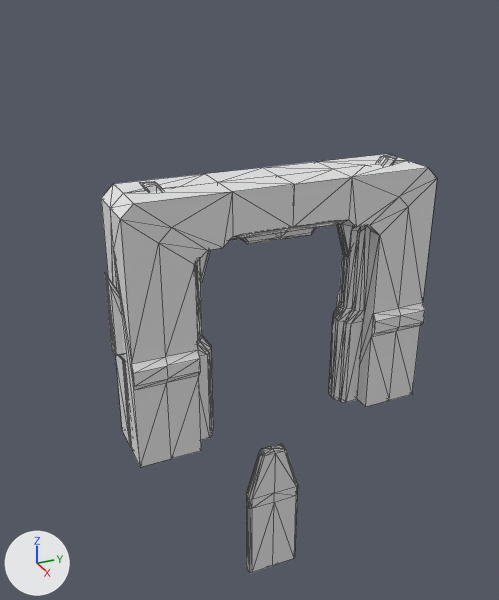
The glTF model models/door.glb: old version first, new version second.
The view is the same before and after, from a 50 mm lens placed at (39.3, -19.7, 29.2), pointed at (-1.9, -1.1, 8.6). The lights are fixed; the arrows at lower left show +X, +Y and +Z. Mesh edges are drawn as thin lines. Where no turn or scale is listed for an object, it has been applied to the vertices.
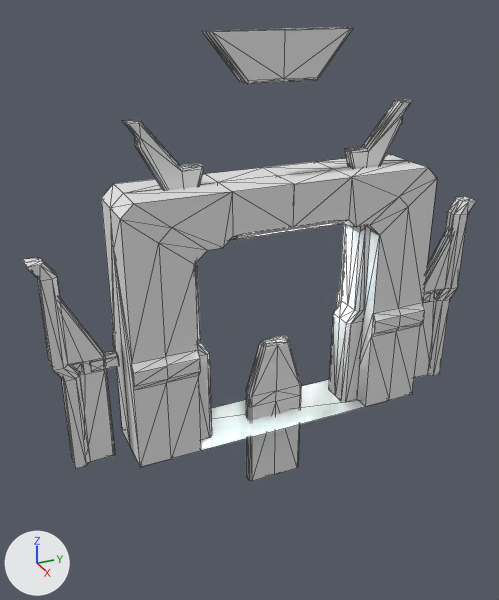
Where the newer file only moved an object's origin or applied its transform, the numbers keep the older frame.

Patch to the scene script:
```diff
--- a/models/door.glb.py
+++ b/models/door.glb.py
@@ mat_material_002 @@
 mat_material_002.base_color = (0.8, 0.8, 0.8)  # white #e7e7e7
-mat_material_002.emission_strength = 1.0
+mat_material_002.emission_strength = 100.0
@@ me_plane_002 @@
+me_plane_002.from_pydata([(-0.21, -1.01, 0.0), (0.21, -1.01, 0.0), (-0.21, 1.01, 0.0), (0.21, 1.01, 0.0)], [], [(0, 1, 3), (0, 3, 2)])
@@ ob_plane_004 @@
 ob_plane_004 = bpy.data.objects.new('Plane.004', me_plane_004)
-ob_plane_004.location = (0.0, 0.0, -15.07)
+ob_plane_004.location = (0.0, 0.0, -5.6)
@@ ob_plane_001 @@
 ob_plane_001 = bpy.data.objects.new('Plane.001', me_plane_001)
-ob_plane_001.location = (0.0, 0.0, 2.2)
+ob_plane_001.location = (0.0, 0.0, 12.22)
@@ ob_cube @@
 ob_cube = bpy.data.objects.new('Cube', me_cube)
-ob_cube.location = (0.0, 7.15, 7.19)
+ob_cube.location = (0.0, 12.28, 7.19)
@@ ob_cube_002 @@
 ob_cube_002 = bpy.data.objects.new('Cube.002', me_cube_004)
-ob_cube_002.location = (0.0, -7.15, 7.19)
+ob_cube_002.location = (0.0, -12.28, 7.19)
@@ ob_plane @@
 ob_plane = bpy.data.objects.new('Plane', me_plane)
-ob_plane.location = (0.0, 1.66, 0.0)
+ob_plane.location = (0.0, 10.56, 0.0)
@@ ob_plane_006 @@
 ob_plane_006 = bpy.data.objects.new('Plane.006', me_plane_006)
-ob_plane_006.location = (0.0, 0.34, 0.0)
+ob_plane_006.location = (0.0, -8.56, 0.0)
@@ ob_plane_005 @@
 ob_plane_005 = bpy.data.objects.new('Plane.005', me_plane_005)
-ob_plane_005.parent = ob_rlock_004
-ob_plane_005.location = (0.0, -1.67, 0.664)
-ob_plane_005.rotation_euler = (-1.571, 0.0, -1.571)  # degrees (-90, 0, -90)
-ob_plane_005.scale = (1.1, 0.715, 0.715)
+ob_plane_005.location = (0.0, 10.06, 0.0)
+ob_plane_005.rotation_euler = (0.0, 1.571, 0.0)  # degrees (0, 90, 0)
+ob_plane_005.scale = (7.28, 4.72, 4.72)
@@ ob_plane_008 @@
 ob_plane_008 = bpy.data.objects.new('Plane.008', me_plane_009)
-ob_plane_008.location = (0.0, -6.63, 0.0)
+ob_plane_008.location = (0.0, -10.06, 0.0)
@@ ob_plane_009 @@
 ob_plane_009 = bpy.data.objects.new('Plane.009', me_plane_011)
-ob_plane_009.location = (0.0, -3.38, 3.87)
+ob_plane_009.location = (0.0, -4.15, 7.57)
@@ ob_plane_002 @@
 ob_plane_002 = bpy.data.objects.new('Plane.002', me_plane_008)
-ob_plane_002.location = (0.0, 3.38, 3.89)
+ob_plane_002.location = (0.0, 4.15, 7.57)
@@ ob_plane_010 @@
+ob_plane_010 = bpy.data.objects.new('Plane.010', me_plane_002)
+ob_plane_010.location = (0.0, 0.0, 0.0)
+ob_plane_010.scale = (-10.9, -10.9, -10.9)
```

Boxes (x1, y1, x2, y2) around the edits, measured in the pictures (499 x 600 px):
'Plane.004', moved
    before: (246, 444, 298, 573)
    after: (246, 336, 301, 481)
'Plane.001', moved
    before: (241, 228, 316, 244)
    after: (202, 27, 353, 84)
'Plane.008', moved
    before: (105, 274, 124, 361)
    after: (60, 298, 115, 462)
'Plane', moved
    before: (329, 227, 360, 400)
    after: (428, 196, 476, 376)
'Plane.006', moved
    before: (198, 259, 213, 431)
    after: (23, 257, 90, 468)
'Plane.010', added
    after: (201, 379, 365, 451)
'Plane.009', moved
    before: (140, 181, 210, 283)
    after: (123, 120, 204, 190)
'Plane.002', moved
    before: (336, 155, 397, 258)
    after: (344, 99, 412, 168)
'Plane.005', moved, turned, rescaled (not visible before)
    after: (414, 231, 451, 378)
'Cube.002', moved (not visible before)
    after: (90, 350, 119, 372)
'Cube.003', surface changed
    both: (239, 222, 334, 237)
'Cube', moved (not visible before)
    after: (423, 292, 431, 303)
